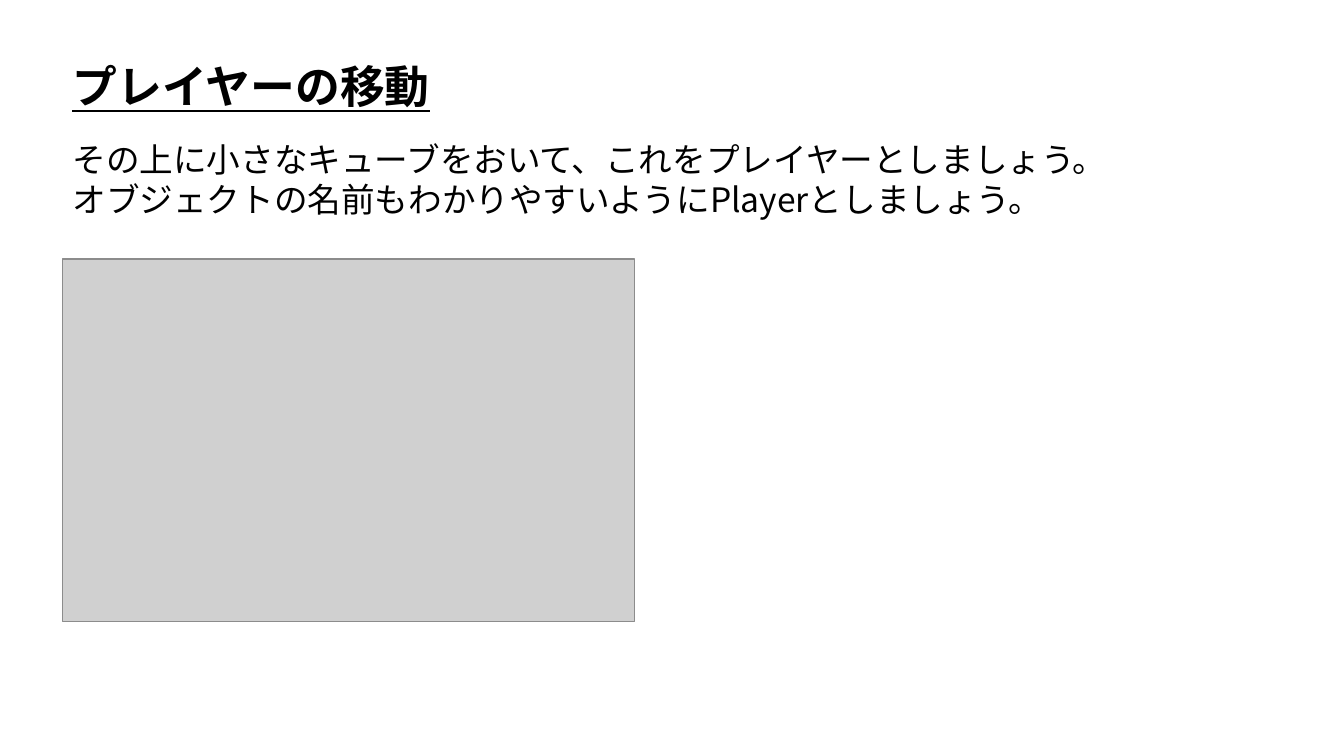
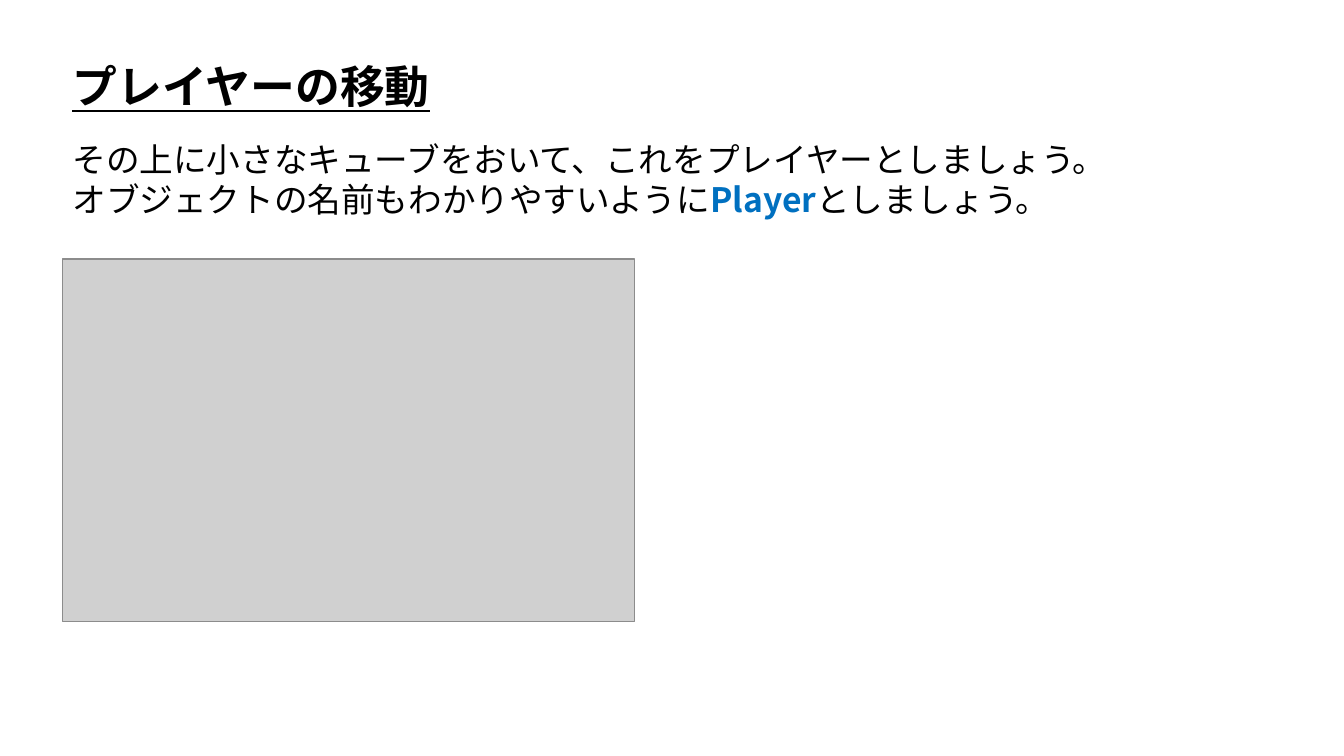
Before and after one commit to ArakiYusuke-Ohara/Textbook, a slide deck: slide 3 of ゲーム科1年/00_前期/ゲームエンジンⅠ/06_プレイヤーの移動.pptx. Drawn at 1344x756 pixels with LibreOffice and Linux fonts; fonts in the diff are those of the drawing; grey boxes stand for pictures. Boxes give left, top, right and bottom in pixels: in the first picture for what was removed or moved away, otherwise in the second. Text is boxed around its words. In the diff, an @@ line names an element or a change of style, - is before the commit and + after.

```diff
--- a/ゲーム科1年/00_前期/ゲームエンジンⅠ/06_プレイヤーの移動.pptx
+++ b/ゲーム科1年/00_前期/ゲームエンジンⅠ/06_プレイヤーの移動.pptx
@@ text at [72,183,1049,220]: text colour #000000 to #0070C0, bold on in "オブジェクトの名前もわかりやすいようにPlayerとしましょう。" @@
```
Also in this commit, not shown: 4 other slides changed, 8 other files.
